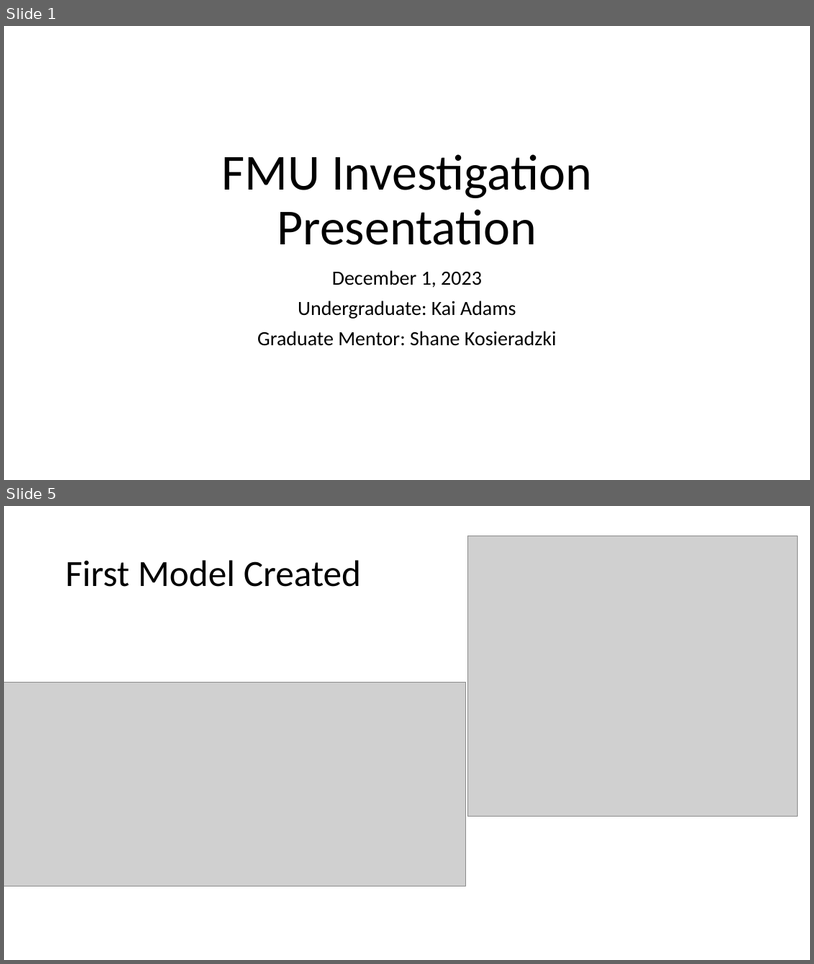
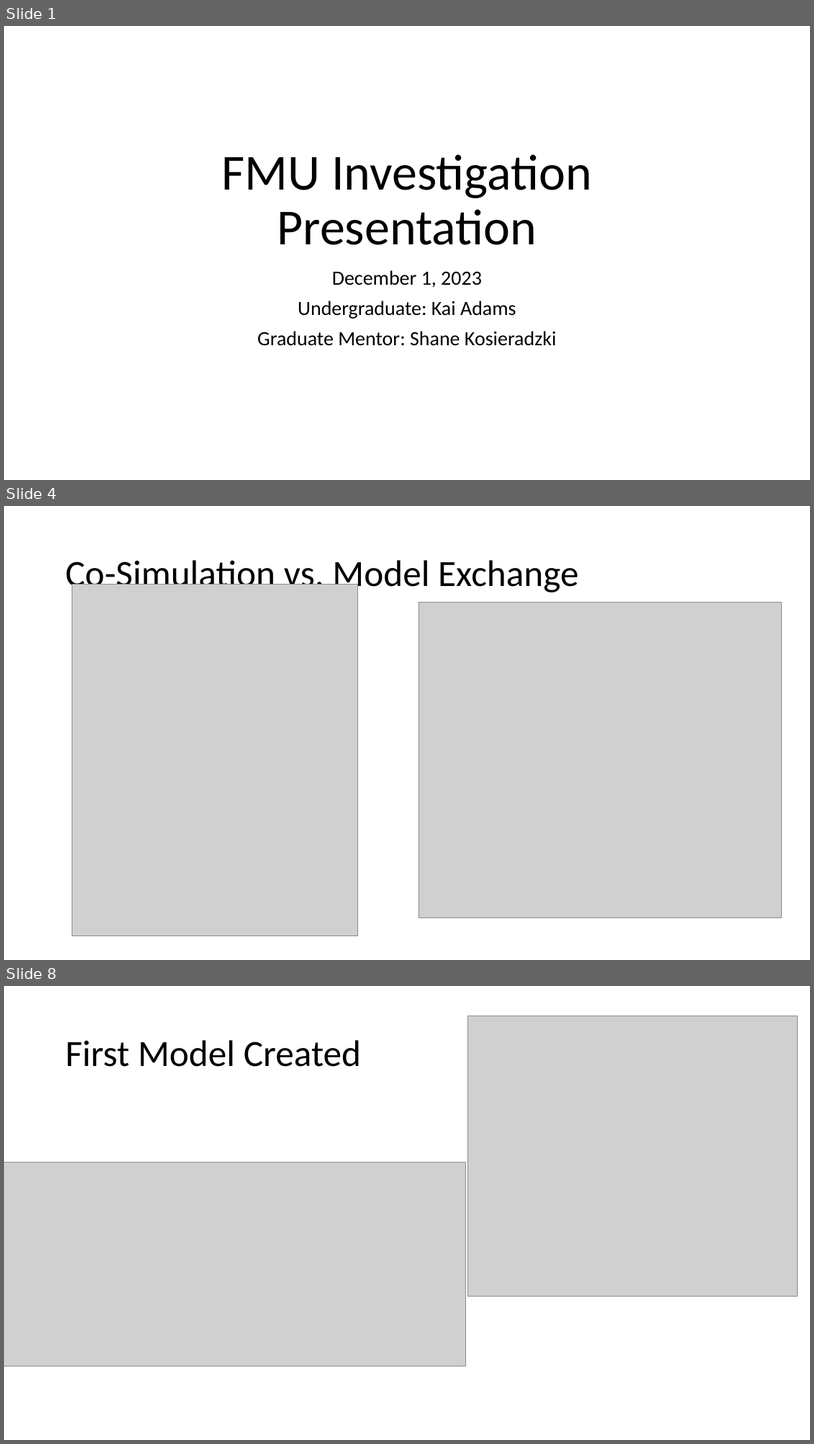
Before and after one commit to kaiGithub-ctrl/fmu-investigation, a slide deck: docs/research-presentation-12-01-23.pptx. Shown one above the other, each under a label of ours: slides 1 and 5 before the commit, slides 1, 4 and 8 after it; the slides between them are not shown. The pictures are 814x964 and 814x1444 pixels, drawn with LibreOffice and Linux fonts; fonts in the diff are those of the drawing; grey boxes stand for pictures. Boxes give left, top, right and bottom in pixels: in the first picture for what was removed or moved away, otherwise in the second. Text is boxed around its words. In the diff, an @@ line names an element or a change of style, - is before the commit and + after.

```diff
--- a/docs/research-presentation-12-01-23.pptx
+++ b/docs/research-presentation-12-01-23.pptx
@@ slide 4 added at box(4, 506, 810, 960), background #FFFFFF @@
@@ title added at box(65, 560, 579, 595), 44 pt, text #000000 @@
+Co-Simulation vs. Model Exchange
@@ picture added at box(72, 584, 358, 936) @@
@@ picture added at box(419, 602, 782, 917) @@
@@ what was slide 5 is now slide 8 @@
```
Also in this commit, not shown: 4 slides changed, 9 other slides added, 9 other files.
